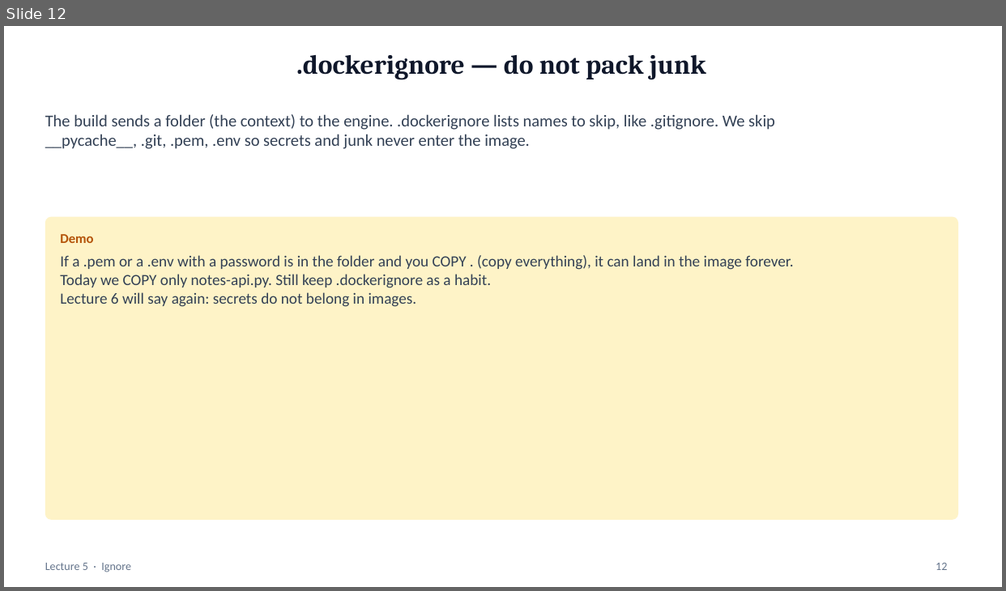
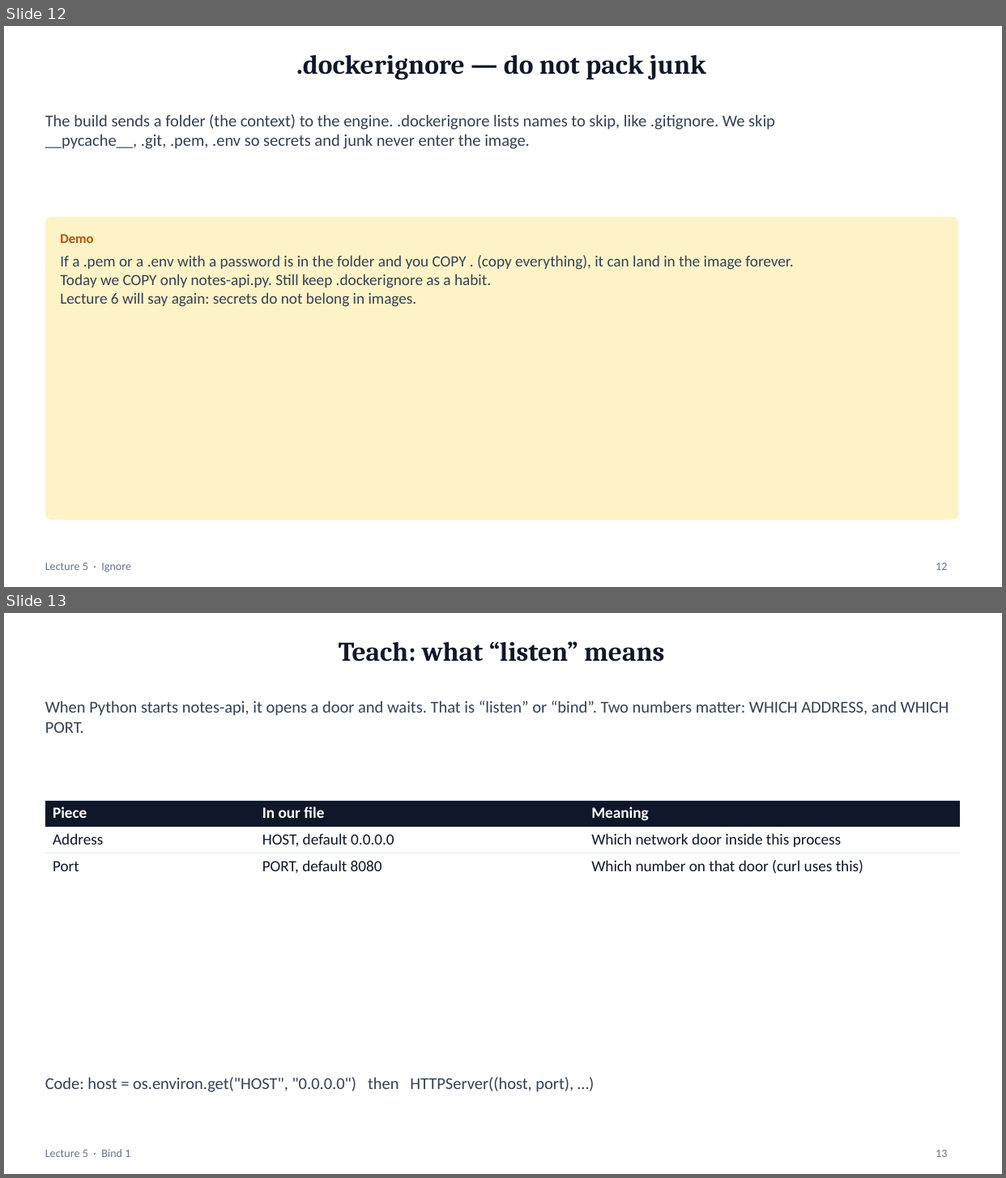
Before and after one commit to mayurb99/Devops_Beginners, a slide deck: lec-05/presentation/lec-05-docker.pptx. Shown one above the other, each under a label of ours: slide 12 before the commit, slides 12 and 13 after it. The pictures are 1006x591 and 1006x1178 pixels, drawn with LibreOffice and Linux fonts; fonts in the diff are those of the drawing. Boxes give left, top, right and bottom in pixels: in the first picture for what was removed or moved away, otherwise in the second. Text is boxed around its words. In the diff, an @@ line names an element or a change of style, - is before the commit and + after.

```diff
--- a/lec-05/presentation/lec-05-docker.pptx
+++ b/lec-05/presentation/lec-05-docker.pptx
@@ slide 13 added at (4,613,1002,1174), background #FFFFFF @@
@@ title added at (339,641,664,662), 26 pt, text #0F172A, bold @@
+Teach: what “listen” means
@@ text added at (45,700,949,733), 16 pt, text #334155 @@
+When Python starts notes-api, it opens a door and waits. That is “listen” or “bind”. Two numbers matter: WHICH ADDRESS, and WHICH PORT.
@@ table added at (45,800,960,877), 3 rows, 3 columns @@
+Piece | In our file | Meaning
+Address | HOST, default 0.0.0.0 | Which network door inside this process
+Port | PORT, default 8080 | Which number on that door (curl uses this)
@@ text added at (45,1077,573,1093), 16 pt, text #334155 @@
+Code: host = os.environ.get("HOST", "0.0.0.0") then HTTPServer((host, port), …)
@@ text added at (45,1149,130,1157), 11 pt, text #64748B @@
+Lecture 5 · Bind 1
@@ page number added at (936,1150,947,1157), 11 pt, text #64748B @@
+13
```
Also in this commit, not shown: 4 slides changed, 10 other slides added.
